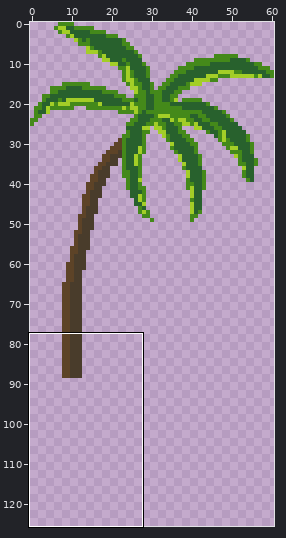
One commit to this sprite sheet: source/core/assets/images/landscape_objects/rightPalmTree.png. Above: a wide view before the commit, with the close-up outlined.
Close-up. As it was:
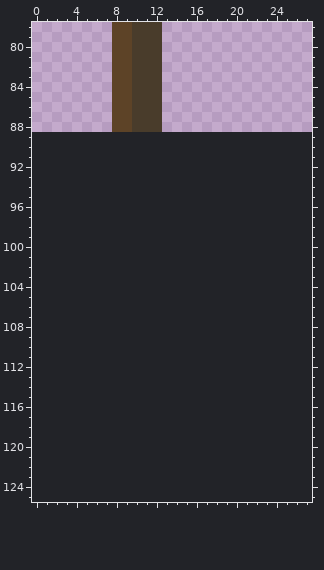
The file is 138x119 pixels. Shown: x 0..27, y 78..125. The old version is drawn lined up with the new one, on the new canvas. The commit also changed other parts of the picture, which this record leaves out.
And afterwards:
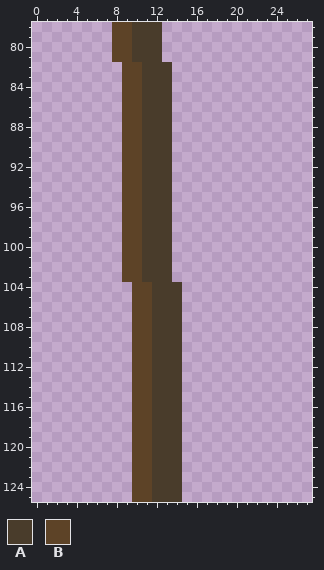
Palette (. is transparent): A #493c2b  B #5d4327
Edits made:
canvas 138x119 -> 61x126, the old top-left corner now at -37,-30 (the part of the old canvas that was cut away was empty and is not shown)
@@ x 6..16 @@
  81 ..BBAAA....
- 82 ..BBAAA....
- 83 ..BBAAA....
- 84 ..BBAAA....
- 85 ..BBAAA....
- 86 ..BBAAA....
- 87 ..BBAAA....
- 88 ..BBAAA....
- 89 ...........
- 90 ...........
- 91 ...........
- 92 ...........
- 93 ...........
- 94 ...........
- 95 ...........
- 96 ...........
- 97 ...........
- 98 ...........
- 99 ...........
-100 ...........
-101 ...........
-102 ...........
-103 ...........
-104 ...........
-105 ...........
-106 ...........
-107 ...........
-108 ...........
-109 ...........
-110 ...........
-111 ...........
-112 ...........
-113 ...........
-114 ...........
-115 ...........
-116 ...........
-117 ...........
-118 ...........
-119 ...........
-120 ...........
-121 ...........
-122 ...........
-123 ...........
-124 ...........
-125 ...........
+ 82 ...BBAAA...
+ 83 ...BBAAA...
+ 84 ...BBAAA...
+ 85 ...BBAAA...
+ 86 ...BBAAA...
+ 87 ...BBAAA...
+ 88 ...BBAAA...
+ 89 ...BBAAA...
+ 90 ...BBAAA...
+ 91 ...BBAAA...
+ 92 ...BBAAA...
+ 93 ...BBAAA...
+ 94 ...BBAAA...
+ 95 ...BBAAA...
+ 96 ...BBAAA...
+ 97 ...BBAAA...
+ 98 ...BBAAA...
+ 99 ...BBAAA...
+100 ...BBAAA...
+101 ...BBAAA...
+102 ...BBAAA...
+103 ...BBAAA...
+104 ....BBAAA..
+105 ....BBAAA..
+106 ....BBAAA..
+107 ....BBAAA..
+108 ....BBAAA..
+109 ....BBAAA..
+110 ....BBAAA..
+111 ....BBAAA..
+112 ....BBAAA..
+113 ....BBAAA..
+114 ....BBAAA..
+115 ....BBAAA..
+116 ....BBAAA..
+117 ....BBAAA..
+118 ....BBAAA..
+119 ....BBAAA..
+120 ....BBAAA..
+121 ....BBAAA..
+122 ....BBAAA..
+123 ....BBAAA..
+124 ....BBAAA..
+125 ....BBAAA..
Changed places in both close-ups, as pixel boxes (x1, y1, x2, y2):
changed: (112, 62, 182, 502)
